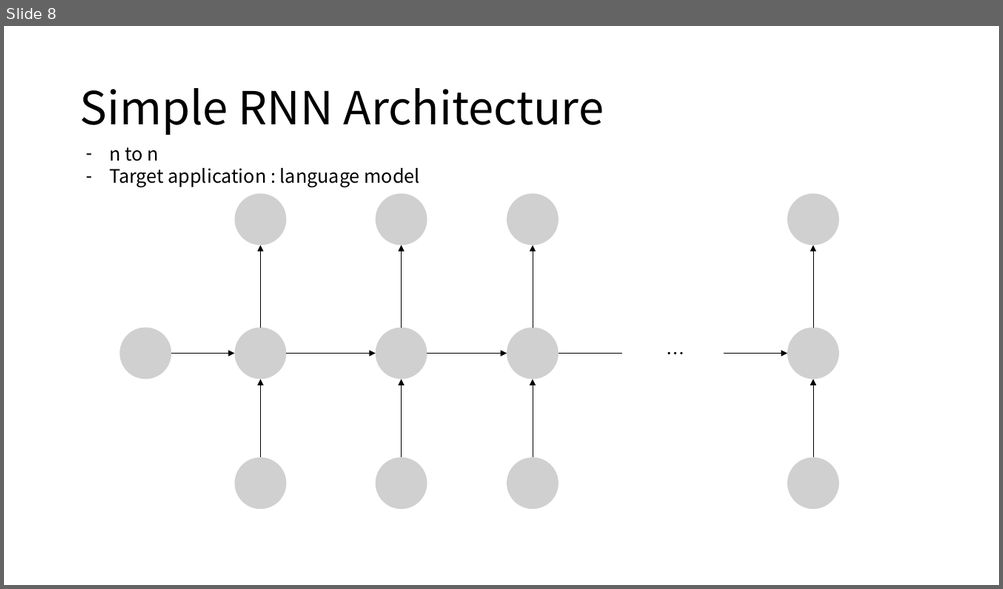
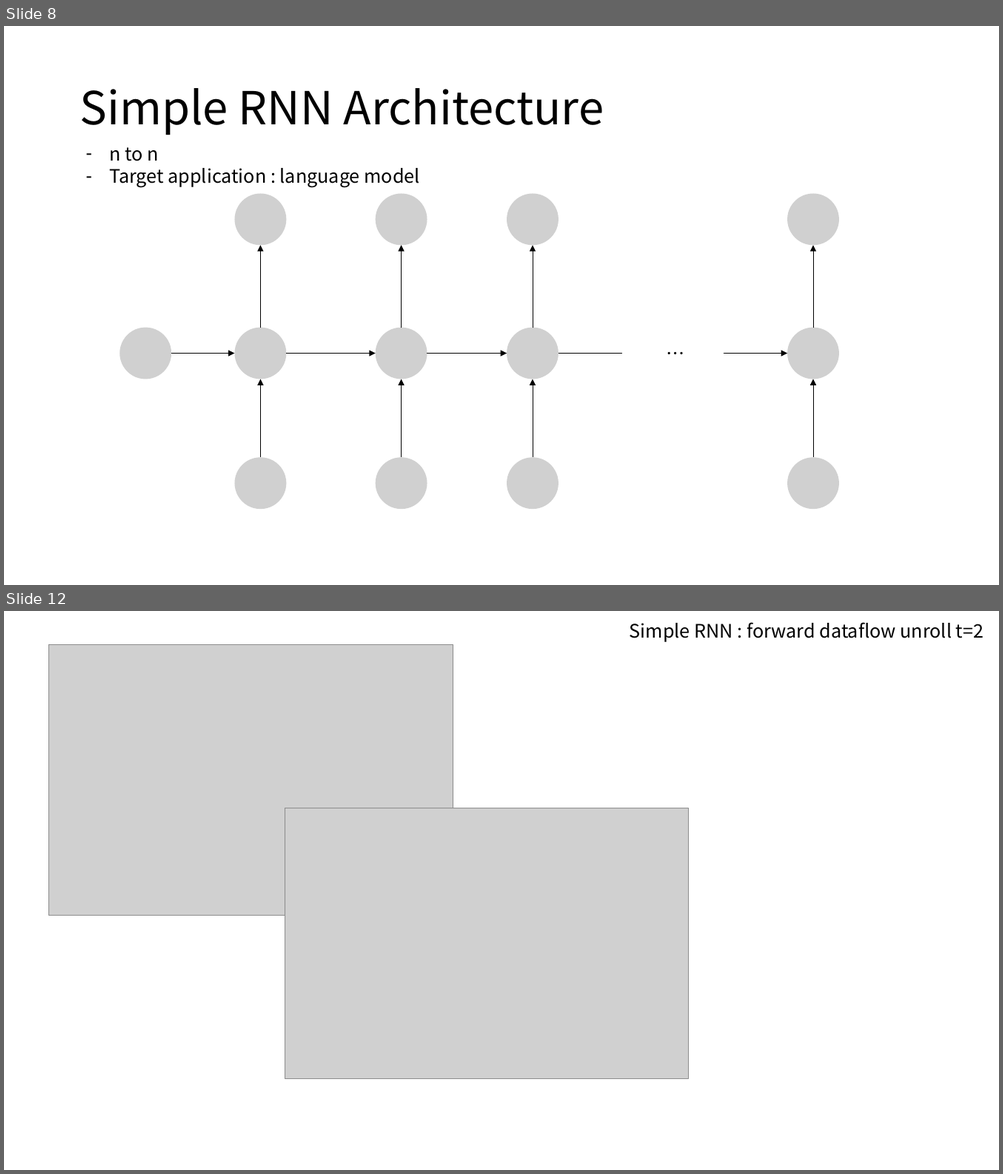
Before and after one commit to taeminlee/taeminlee.github.io_backupo, a slide deck: assets/figures.pptx. Shown one above the other, each under a label of ours: slide 8 before the commit, slides 8 and 12 after it; the slides between them are not shown. The pictures are 1003x589 and 1003x1174 pixels, drawn with LibreOffice and Linux fonts; fonts in the diff are those of the drawing; grey boxes stand for pictures. Boxes give left, top, right and bottom in pixels: in the first picture for what was removed or moved away, otherwise in the second. Text is boxed around its words. In the diff, an @@ line names an element or a change of style, - is before the commit and + after.

```diff
--- a/assets/figures.pptx
+++ b/assets/figures.pptx
@@ slide 12 added at box(4, 611, 999, 1170), background #FFFFFF @@
@@ text added at box(629, 622, 983, 642), 18 pt, text #000000 @@
+Simple RNN : forward dataflow unroll t=2
@@ picture added at box(48, 644, 452, 915) @@
@@ picture added at box(284, 808, 688, 1079) @@
```
Also in this commit, not shown: 12 slides changed, 11 other slides added, 1 slide removed, 5 other files.
